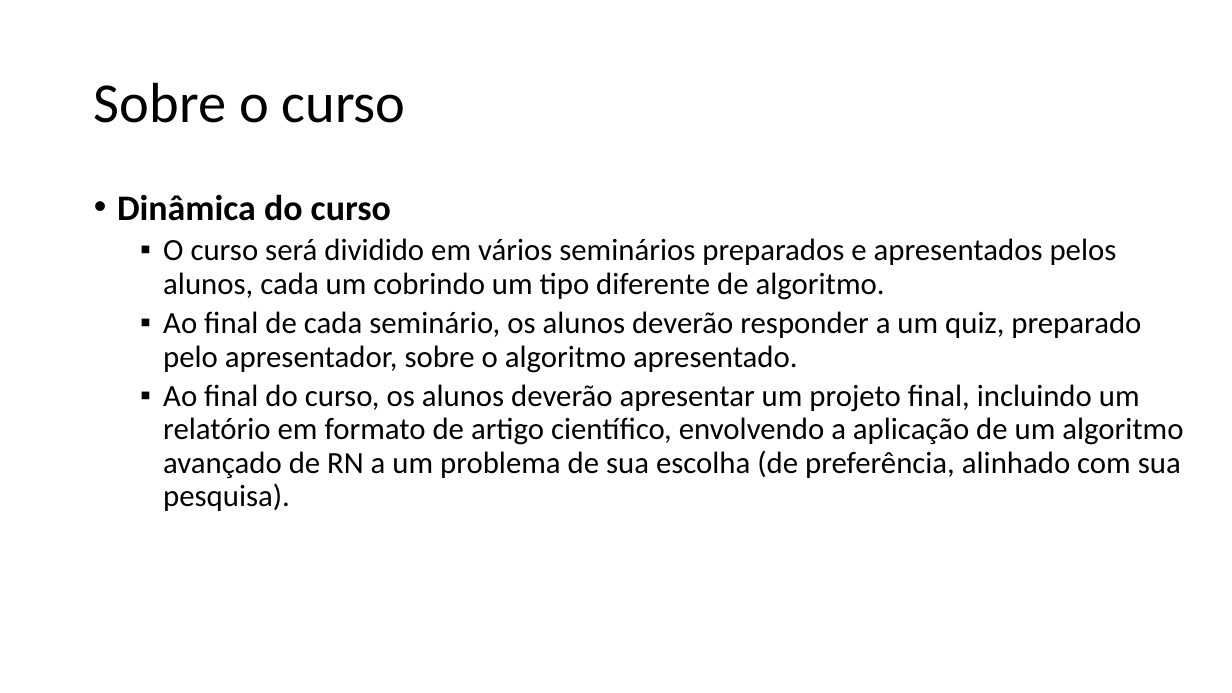
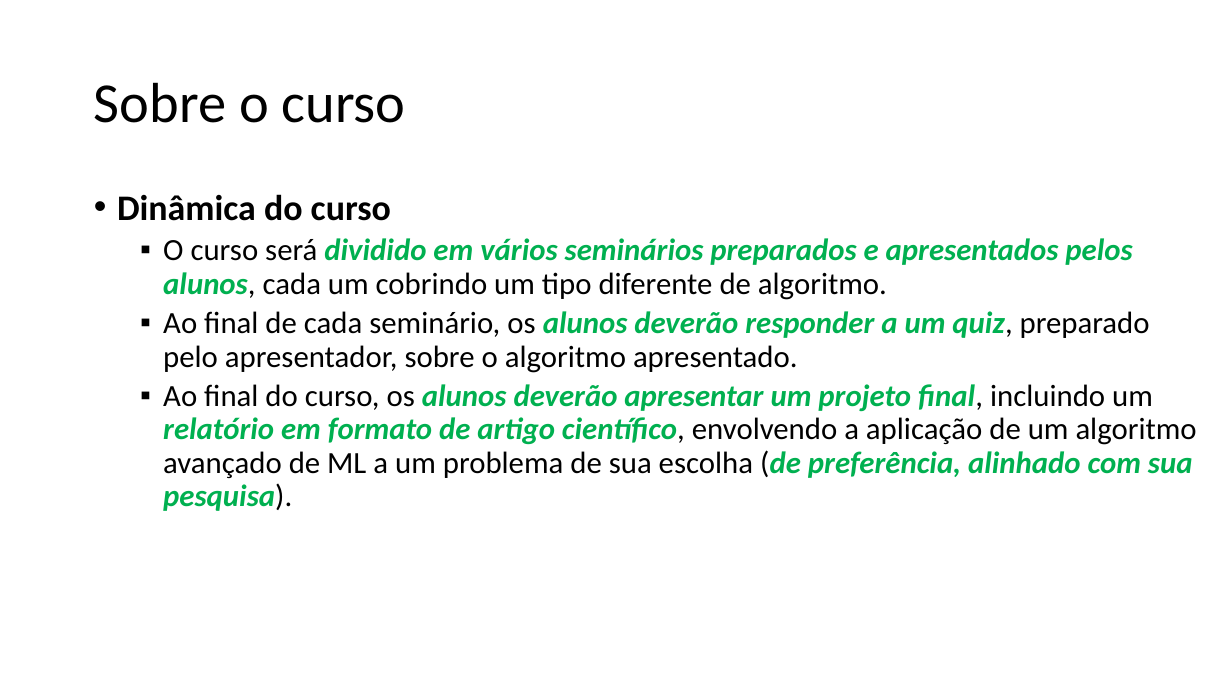
Before and after one commit to zz4fap/tp558-adv-ml, a slide deck: slide 3 of slides/TP558_1_Introdução_ao_curso.pptx. Drawn at 1232x693 pixels with LibreOffice and Linux fonts; fonts in the diff are those of the drawing. Boxes give left, top, right and bottom in pixels: in the first picture for what was removed or moved away, otherwise in the second. Text is boxed around its words. In the diff, an @@ line names an element or a change of style, - is before the commit and + after.

Commit message:
update of slides

```diff
--- a/slides/TP558_1_Introdução_ao_curso.pptx
+++ b/slides/TP558_1_Introdução_ao_curso.pptx
@@ text at (163, 238, 1150, 373): text colour #000000 to #00B050, bold on, italic on in "dividido em vários seminários preparados e apresentados ...", "alunos deverão responder a um quiz," @@
@@ text at (163, 384, 1197, 511): text changed; text colour #000000 to #00B050; bold on; italic on @@
-  ▪ Ao final do curso, os alunos deverão apresentar um projeto final, incluindo um relatório em formato de artigo científico, envolvendo a aplicação de um algoritmo avançado de RN a um problema de sua escolha (de preferência, alinhado com sua pesquisa).
+  ▪ Ao final do curso, os alunos deverão apresentar um projeto final, incluindo um relatório em formato de artigo científico, envolvendo a aplicação de um algoritmo avançado de ML a um problema de sua escolha (de preferência, alinhado com sua pesquisa).
```
Also in this commit, not shown: 5 other slides changed, 5 other files.
